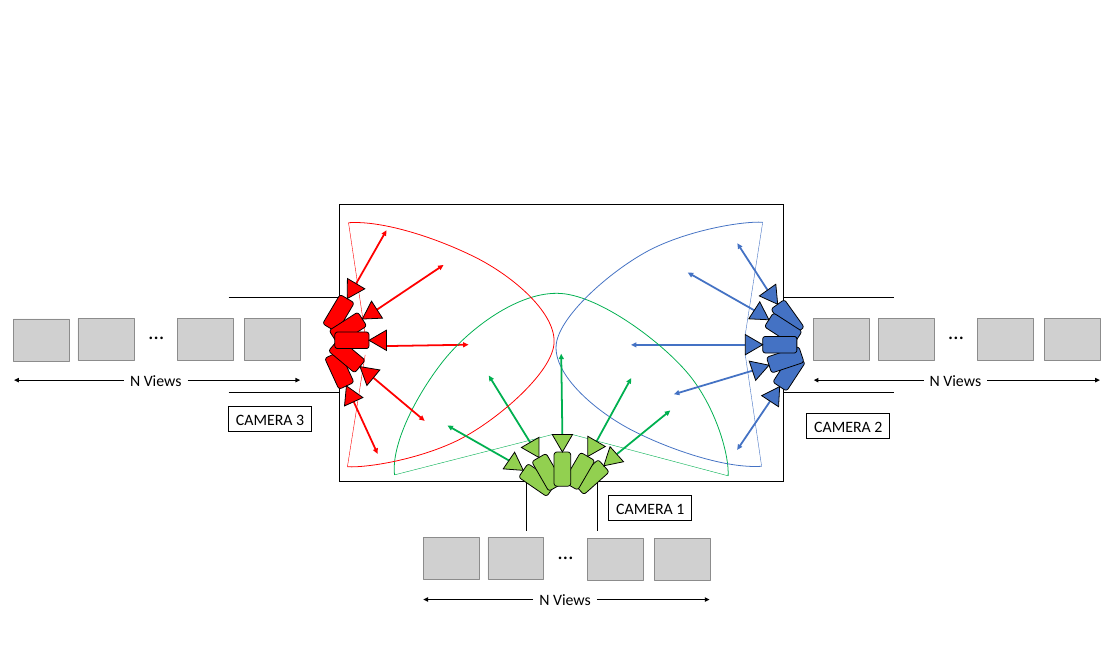
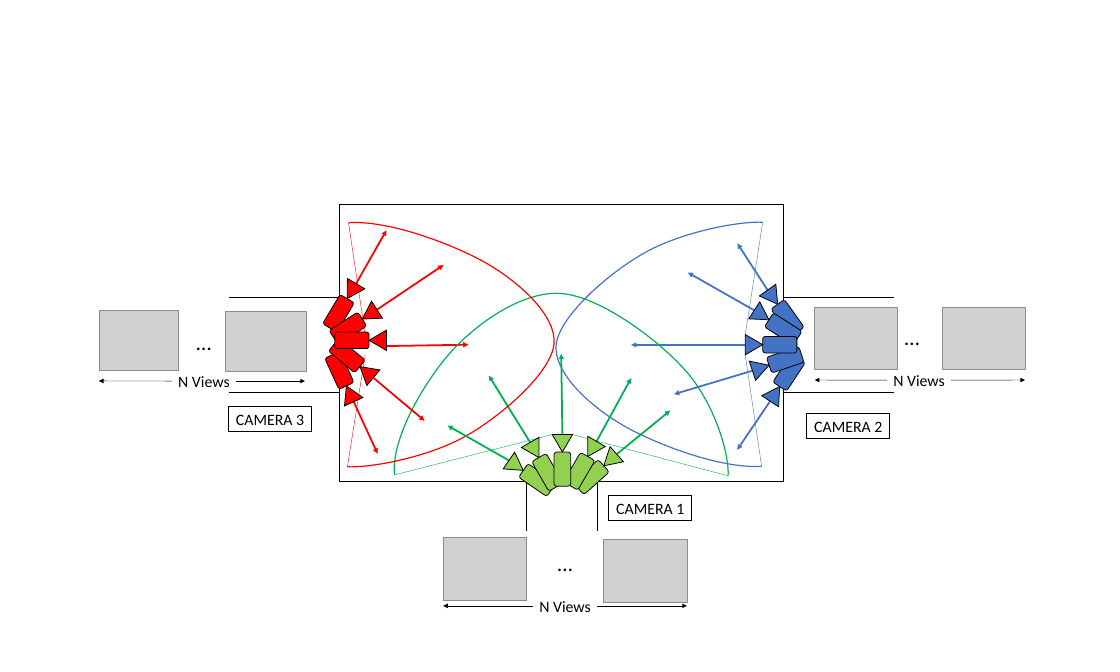
Before and after one commit to hlcool/IPCV-MasterThesis, a slide deck: slide 1 of Report/Images/Proposed System/Camera Panning Configuration.pptx. Drawn at 1120x672 pixels with LibreOffice and Linux fonts; fonts in the diff are those of the drawing; grey boxes stand for pictures. Boxes give left, top, right and bottom in pixels: in the first picture for what was removed or moved away, otherwise in the second. Text is boxed around its words. In the diff, an @@ line names an element or a change of style, - is before the commit and + after.

```diff
--- a/Report/Images/Proposed System/Camera Panning Configuration.pptx
+++ b/Report/Images/Proposed System/Camera Panning Configuration.pptx
@@ freeform shape at (348,222,554,466): outline #FF0000 1 pt to #FF0000 1.5 pt @@
@@ freeform shape at (556,222,762,466): outline #4472C4 1 pt to #4472C4 1.5 pt @@
@@ freeform shape at (394,294,728,476): outline #00B050 1 pt to #00B050 1.5 pt @@
@@ picture removed at (78,319,134,361) @@
@@ picture: place and size @@
-picture at (14,319,69,361)
+picture at (99,311,179,370)
@@ picture removed at (177,319,233,361) @@
@@ text "…": place and size @@
-text "…" at (137,315,176,347)
+text "…" at (184,326,224,358)
@@ picture: place and size @@
-picture at (244,319,300,361)
+picture at (225,311,306,372)
@@ picture: place and size @@
-picture at (813,319,869,361)
+picture at (815,308,897,370)
@@ picture removed at (878,319,934,361) @@
@@ text "…": place and size @@
-text "…" at (936,315,976,347)
+text "…" at (892,321,932,353)
@@ picture: place and size @@
-picture at (1044,319,1100,361)
+picture at (943,308,1025,370)
@@ picture removed at (978,319,1034,361) @@
@@ arrow moved from (124, 380) - (14, 380) to (172, 381) - (99, 381) @@
@@ text "N Views": place and size @@
-text "N Views" at (130,375,182,386)
+text "N Views" at (178,376,230,387)
@@ arrow moved from (188, 380) - (300, 380) to (235, 381) - (305, 381) @@
@@ arrow moved from (923, 380) - (813, 380) to (887, 380) - (815, 380) @@
@@ text "N Views": place and size @@
-text "N Views" at (930,375,981,386)
+text "N Views" at (893,375,945,386)
@@ arrow moved from (987, 380) - (1100, 380) to (950, 380) - (1025, 380) @@
@@ picture: place and size @@
-picture at (423,537,479,579)
+picture at (443,538,526,600)
@@ picture removed at (487,537,543,579) @@
@@ picture removed at (588,538,643,580) @@
@@ text "…": place and size @@
-text "…" at (545,534,585,566)
+text "…" at (545,547,585,578)
@@ picture: place and size @@
-picture at (654,538,710,580)
+picture at (604,540,687,602)
@@ text "N Views": place and size @@
-text "N Views" at (539,594,591,605)
+text "N Views" at (539,601,591,612)
@@ arrow moved from (533, 600) - (423, 600) to (533, 606) - (443, 606) @@
@@ arrow moved from (597, 600) - (709, 600) to (597, 606) - (687, 606) @@
```
Also in this commit, not shown: 25 other files.
